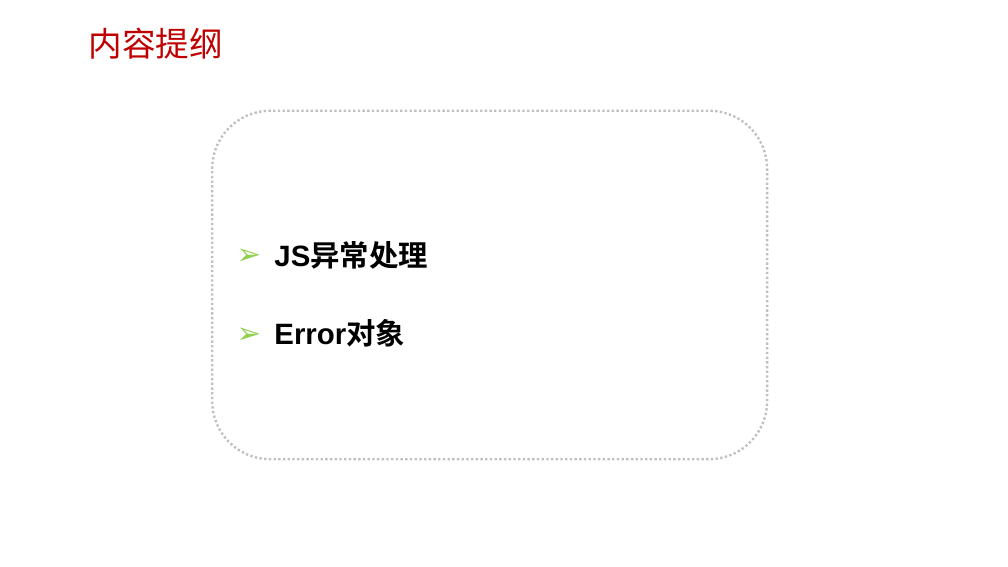
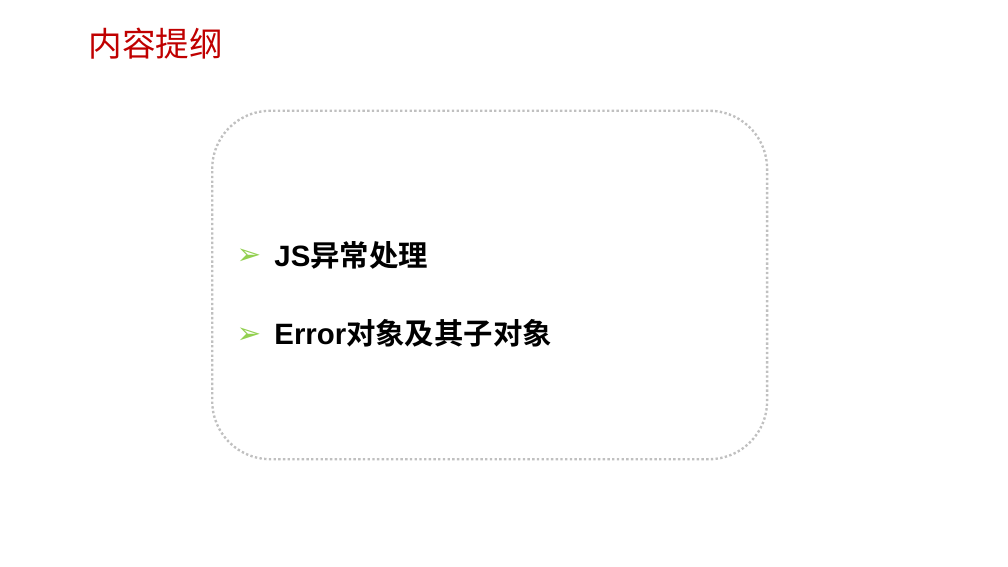
Before and after one commit to edu2act/course-javascript-advanced, a slide deck: slide 24 of 课程PPT/09.JavaScript标准内置对象-构造器（Array、Date、Error等）.pptx (slide 19 before the commit). Drawn at 1008x567 pixels with LibreOffice and Linux fonts; fonts in the diff are those of the drawing; background and template pictures are left out. Boxes give left, top, right and bottom in pixels: in the first picture for what was removed or moved away, otherwise in the second. Text is boxed around its words. In the diff, an @@ line names an element or a change of style, - is before the commit and + after.

```diff
--- a/课程PPT/09.JavaScript标准内置对象-构造器（Array、Date、Error等）.pptx
+++ b/课程PPT/09.JavaScript标准内置对象-构造器（Array、Date、Error等）.pptx
@@ text in rounded rectangle at <box>274,321,551,347</box>: text changed @@
-➢ Error对象
+➢ Error对象及其子对象
```
Also in this commit, not shown: 4 other slides changed, 6 slides added, 1 slide removed, 7 other files.
